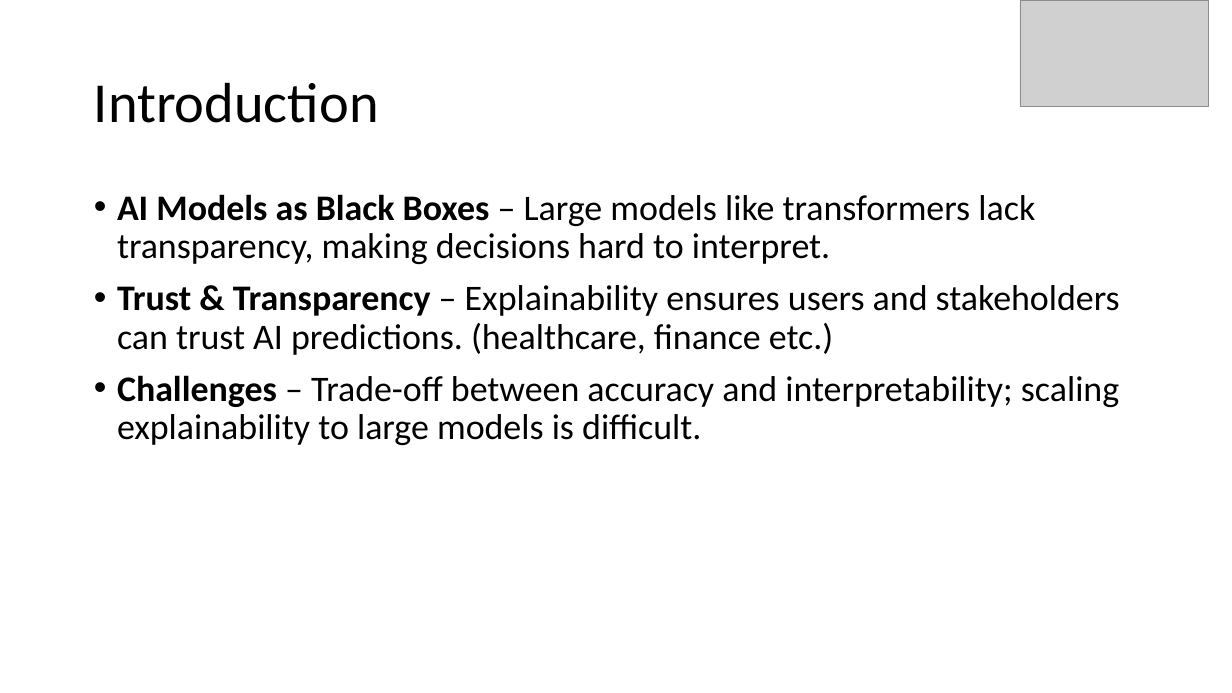
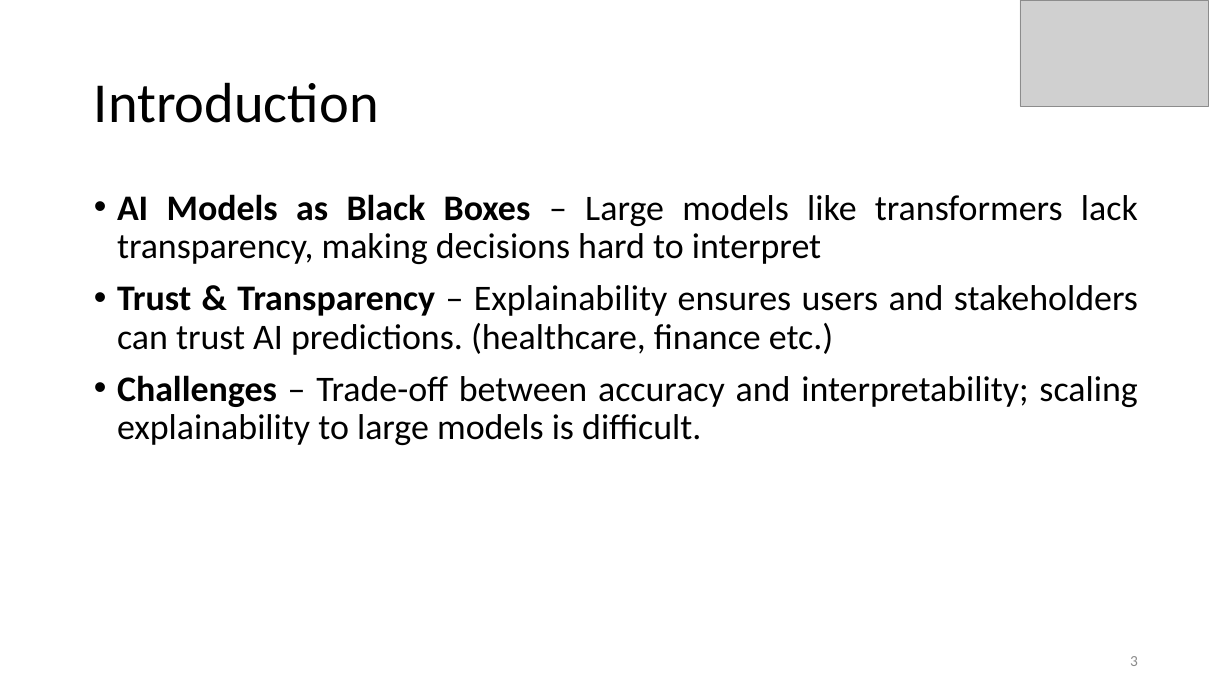
Before and after one commit to Harshtherocking/xai-honors, a slide deck: slide 3 of ref/review.pptx. Drawn at 1232x693 pixels with LibreOffice and Linux fonts; fonts in the diff are those of the drawing; grey boxes stand for pictures. Boxes give left, top, right and bottom in pixels: in the first picture for what was removed or moved away, otherwise in the second. Text is boxed around its words. In the diff, an @@ line names an element or a change of style, - is before the commit and + after.

```diff
--- a/ref/review.pptx
+++ b/ref/review.pptx
@@ text at bbox=[117, 194, 1138, 264]: text changed @@
-• AI Models as Black Boxes – Large models like transformers lack transparency, making decisions hard to interpret.
+• AI Models as Black Boxes – Large models like transformers lack transparency, making decisions hard to interpret
@@ text at bbox=[117, 285, 1138, 445]: alignment left to justified @@
@@ page number added at bbox=[1130, 656, 1138, 666], 12 pt, text #8C8C8C @@
+3
```
Also in this commit, not shown: 14 other slides changed, 8 slides added, 2 other files.
